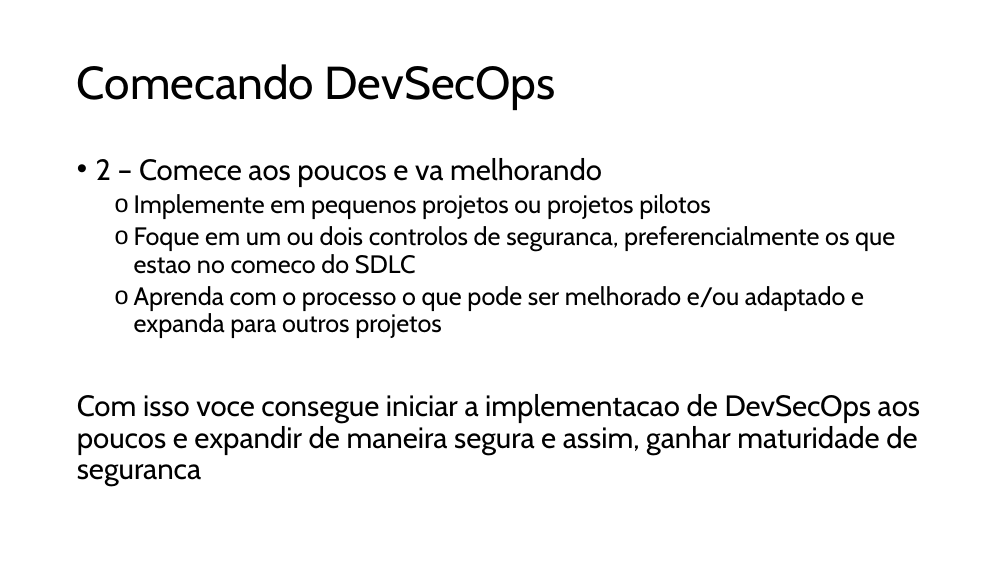
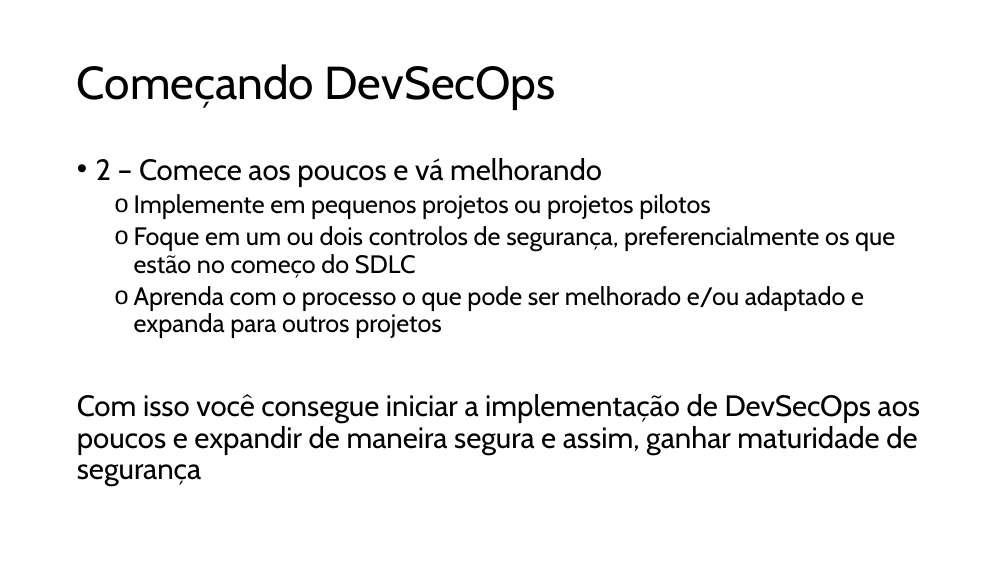
Before and after one commit to raqsilva8/pme-devsecops-toolkit, a slide deck: slide 9 of Material_de_Treino/DevSecOps_tecnico.pptx. Drawn at 1008x567 pixels with LibreOffice and Linux fonts; fonts in the diff are those of the drawing. Boxes give left, top, right and bottom in pixels: in the first picture for what was removed or moved away, otherwise in the second. Text is boxed around its words. In the diff, an @@ line names an element or a change of style, - is before the commit and + after.

```diff
--- a/Material_de_Treino/DevSecOps_tecnico.pptx
+++ b/Material_de_Treino/DevSecOps_tecnico.pptx
@@ title at box(77, 64, 556, 110): text changed @@
-Comecando DevSecOps
+Começando DevSecOps
@@ text at box(96, 158, 602, 187): text changed @@
-• 2 – Comece aos poucos e va melhorando
+• 2 – Comece aos poucos e vá melhorando
@@ text at box(134, 226, 895, 278): text changed @@
-  o Foque em um ou dois controlos de seguranca, preferencialmente os que estao no comeco do SDLC
+  o Foque em um ou dois controlos de segurança, preferencialmente os que estão no começo do SDLC
@@ text at box(77, 394, 920, 487): text changed @@
-Com isso voce consegue iniciar a implementacao de DevSecOps aos poucos e expandir de maneira segura e assim, ganhar maturidade de seguranca
+Com isso você consegue iniciar a implementação de DevSecOps aos poucos e expandir de maneira segura e assim, ganhar maturidade de segurança
```
Also in this commit, not shown: 13 other slides changed, 1 other file.
